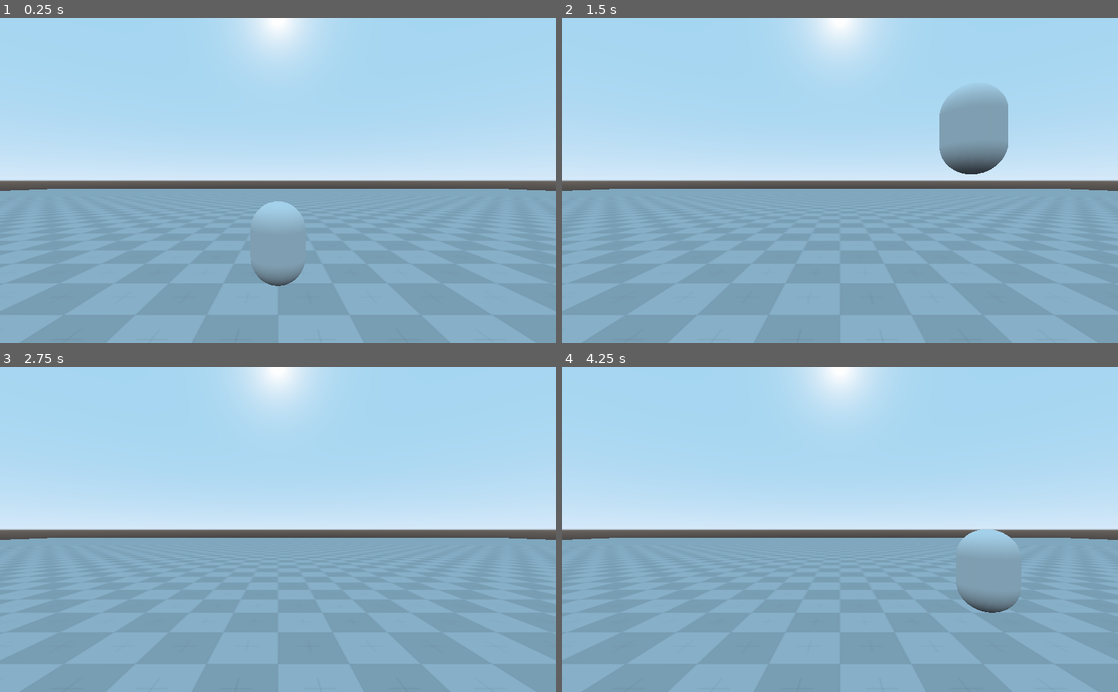
Above: before the commit, frames 1-4 (two rows, left to right).
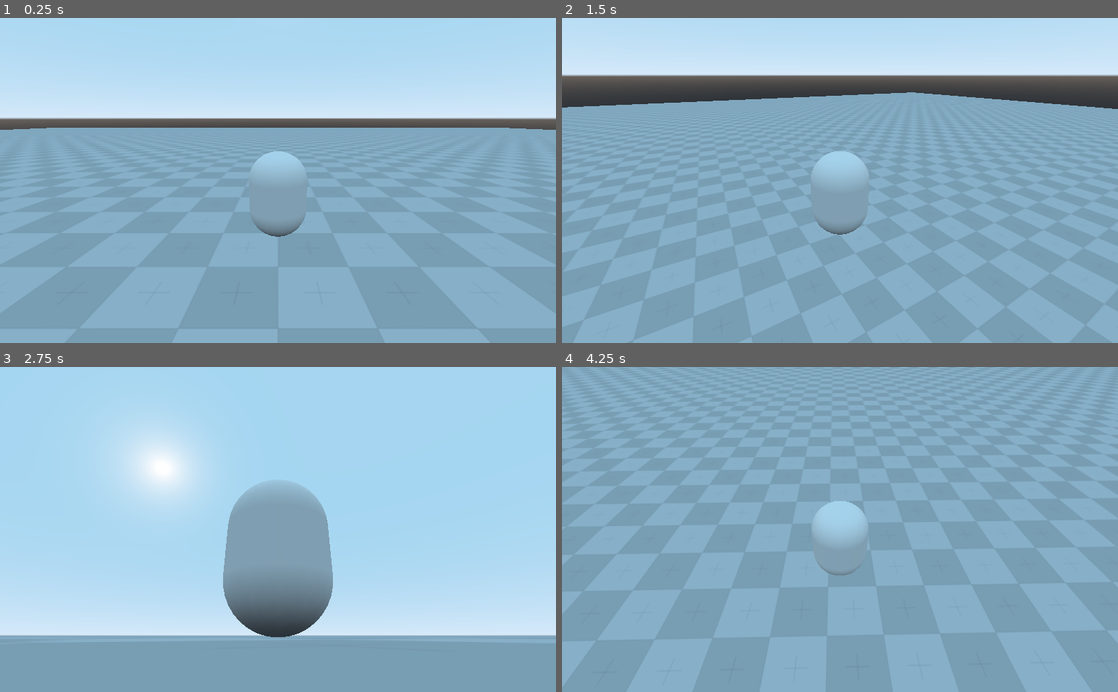
Above: after the commit, the same moments.

Repository: nickyvanurk/game-prototypes
Game: Godot game, scene res://World.tscn
The game is run twice, just before and just after one commit, with the same random seed, the same clock (stepped at 60 frames per second) and the same inputs.
Inputs (mouse positions are in pixels of both pictures, inside the frame that each line leads up to):
- Up to frame 1 (0.25 s): no input
- Up to frame 2 (1.5 s): tap Enter at 0.5 s; move the mouse to (962, 164) at 0.52 s; hold D (move_right) 0.53-1.28 s; tap Space (jump) at 0.77 s; move the mouse to (728, 196) at 1.27 s; hold S (move_backward) from 1.28 s (still down)
- Up to frame 3 (2.75 s): tap Space (jump) at 1.52 s; move the mouse to (333, 458) at 2.02 s; release S (move_backward) at 2.03 s; hold D (move_right) from 2.03 s (still down)
- Up to frame 4 (4.25 s): move the mouse to (812, 594) at 2.77 s; release D (move_right) at 2.78 s; hold W (move_forward) 2.78-3.53 s; tap Space (jump) at 3.02, 3.77 s; move the mouse to (1006, 578) at 3.52 s; hold A (move_left) from 3.53 s (still down); tap Escape (ui_cancel) at 4.15 s

The runs differ from the first frame. In frame 1, 31% of the frame differs, in the area x 0-100%, y 0-100%; in frame 2, 43%; in frame 3, 42%; in frame 4, 54%.

Commit message:
Add player movement

Diff:
--- /dev/null
+++ b/grappling-hook/Camera.gd
@@ -0,0 +1,16 @@
+extends Camera
+
+onready var pivot = get_parent().find_node("CameraPivot")
+onready var mount = get_parent().find_node("CameraMount")
+
+func _ready():
+	Input.set_mouse_mode(Input.MOUSE_MODE_CAPTURED)
+	set_as_toplevel(true)
+
+func _input(event):
+	if event.is_action_pressed("ui_cancel"):
+		Input.set_mouse_mode(Input.MOUSE_MODE_VISIBLE)
+
+func _process(delta):
+	transform.origin = lerp(global_transform.origin, mount.global_transform.origin, 0.5)
+	look_at(pivot.global_transform.origin, Vector3.UP)
--- /dev/null
+++ b/grappling-hook/CameraPivot.gd
@@ -0,0 +1,13 @@
+extends Position3D
+
+export(float, 0.1, 1) var mouse_sensitivity  = 0.3
+export(float, -90, 0) var min_pitch = -90
+export(float, 0, 90) var max_pitch = 90
+
+onready var parent = get_parent()
+
+func _input(event):
+	if event is InputEventMouseMotion:
+		parent.rotation_degrees.y -= event.relative.x * mouse_sensitivity
+		rotation_degrees.x -= event.relative.y * mouse_sensitivity
+		rotation_degrees.x = clamp(rotation_degrees.x, min_pitch, max_pitch)
--- a/grappling-hook/Player.gd
+++ b/grappling-hook/Player.gd
@@ -11,8 +11,9 @@
 onready var terminal_velocity = ProjectSettings.get("physics/3d/terminal_velocity")
 
 func _physics_process(delta):
-	direction.x = Input.get_axis("move_left", "move_right")
-	direction.z = Input.get_axis("move_forward", "move_backward")
+	direction = Vector3.ZERO
+	direction += transform.basis.x * Input.get_axis("move_left", "move_right")
+	direction += transform.basis.z * Input.get_axis("move_forward", "move_backward")
 	direction = direction.normalized()
 
 	velocity.x = velocity.x + (direction.x * speed - velocity.x) * (acceleration * delta)
@@ -22,4 +23,4 @@
 	if Input.is_action_just_pressed("jump") and is_on_floor():
 		velocity.y = jump_impulse
 
-	velocity = move_and_slide(velocity, Vector3.UP)
+	velocity = move_and_slide(velocity, Vector3.UP, true)
--- a/grappling-hook/Player.tscn
+++ b/grappling-hook/Player.tscn
@@ -1,13 +1,28 @@
-[gd_scene load_steps=4 format=2]
+[gd_scene load_steps=6 format=2]
 
 [ext_resource path="res://Player.gd" type="Script" id=1]
+[ext_resource path="res://Camera.gd" type="Script" id=2]
+[ext_resource path="res://CameraPivot.gd" type="Script" id=3]
 
 [sub_resource type="CapsuleMesh" id=1]
 
 [sub_resource type="CapsuleShape" id=2]
 
 [node name="Player" type="KinematicBody"]
+collision_layer = 2
 script = ExtResource( 1 )
+
+[node name="CameraPivot" type="Position3D" parent="."]
+transform = Transform( 1, 0, 0, 0, 1, 0, 0, 0, 1, 0, 1, 0 )
+script = ExtResource( 3 )
+min_pitch = -60.0
+max_pitch = 60.0
+
+[node name="CameraBoom" type="SpringArm" parent="CameraPivot"]
+transform = Transform( 1, 0, 0, 0, 0.965926, 0.258819, 0, -0.258819, 0.965926, 0, 0, 0 )
+spring_length = 4.0
+
+[node name="CameraMount" type="Position3D" parent="CameraPivot/CameraBoom"]
 
 [node name="MeshInstance" type="MeshInstance" parent="."]
 transform = Transform( 0.5, 0, 0, 0, -2.18557e-08, -0.5, 0, 0.5, -2.18557e-08, 0, 0.75, 0 )
@@ -17,3 +32,9 @@
 [node name="CollisionShape" type="CollisionShape" parent="."]
 transform = Transform( 0.5, 0, 0, 0, -2.18557e-08, -0.5, 0, 0.5, -2.18557e-08, 0, 0.75, 0 )
 shape = SubResource( 2 )
+
+[node name="ClippedCamera" type="ClippedCamera" parent="."]
+transform = Transform( 1, 0, 0, 0, 0.965926, 0.258819, 0, -0.258819, 0.965926, 0, 2.95587, 3.87947 )
+current = true
+far = 1000.0
+script = ExtResource( 2 )
--- a/grappling-hook/World.tscn
+++ b/grappling-hook/World.tscn
@@ -14,6 +14,3 @@
 material = ExtResource( 1 )
 
 [node name="Player" parent="." instance=ExtResource( 2 )]
-
-[node name="Camera" type="Camera" parent="."]
-transform = Transform( 1, 0, 0, 0, 1, 0, 0, 0, 1, 0, 1.88515, 4.2535 )
--- a/grappling-hook/project.godot
+++ b/grappling-hook/project.godot
@@ -46,6 +46,11 @@
  ]
 }
 
+[layer_names]
+
+3d_physics/layer_1="Environment"
+3d_physics/layer_2="Player"
+
 [physics]
 
 common/enable_pause_aware_picking=true
